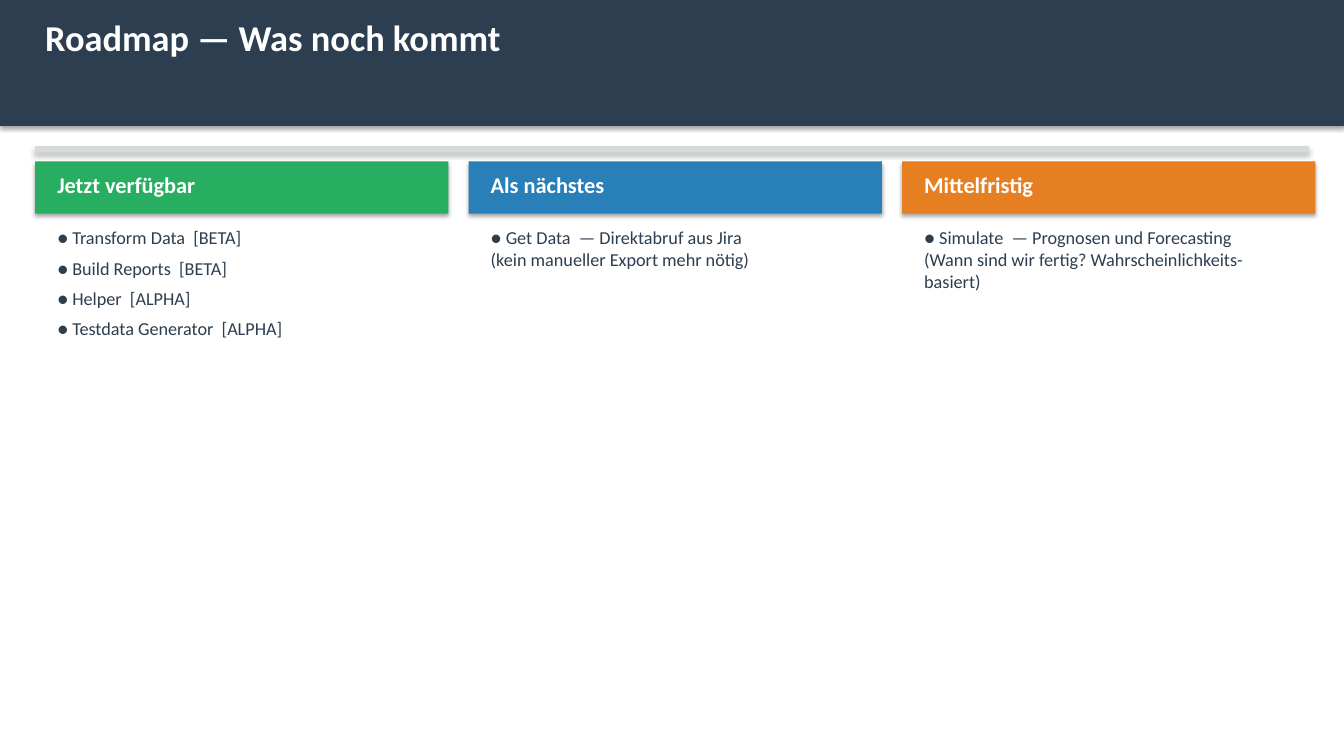
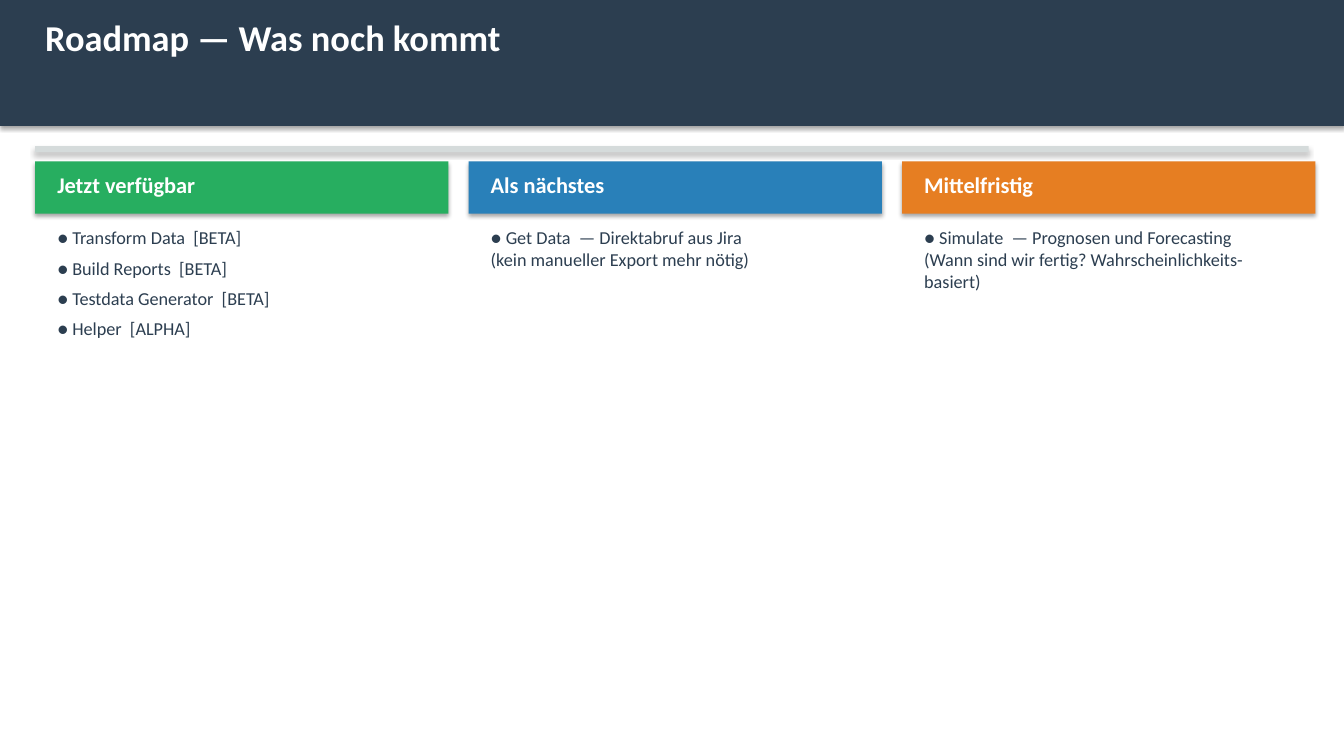
Before and after one commit to Jaegerfeld/situation-report, a slide deck: slide 7 of docs/presentation_management.pptx. Drawn at 1344x756 pixels with LibreOffice and Linux fonts; fonts in the diff are those of the drawing. Boxes give left, top, right and bottom in pixels: in the first picture for what was removed or moved away, otherwise in the second. Text is boxed around its words. In the diff, an @@ line names an element or a change of style, - is before the commit and + after.

```diff
--- a/docs/presentation_management.pptx
+++ b/docs/presentation_management.pptx
@@ text at [72,292,270,308]: paragraph added @@
+● Testdata Generator [BETA]
@@ text at [72,322,282,338]: paragraph removed @@
-● Testdata Generator [ALPHA]
```
Also in this commit, not shown: 2 other slides changed, 2 other files.
